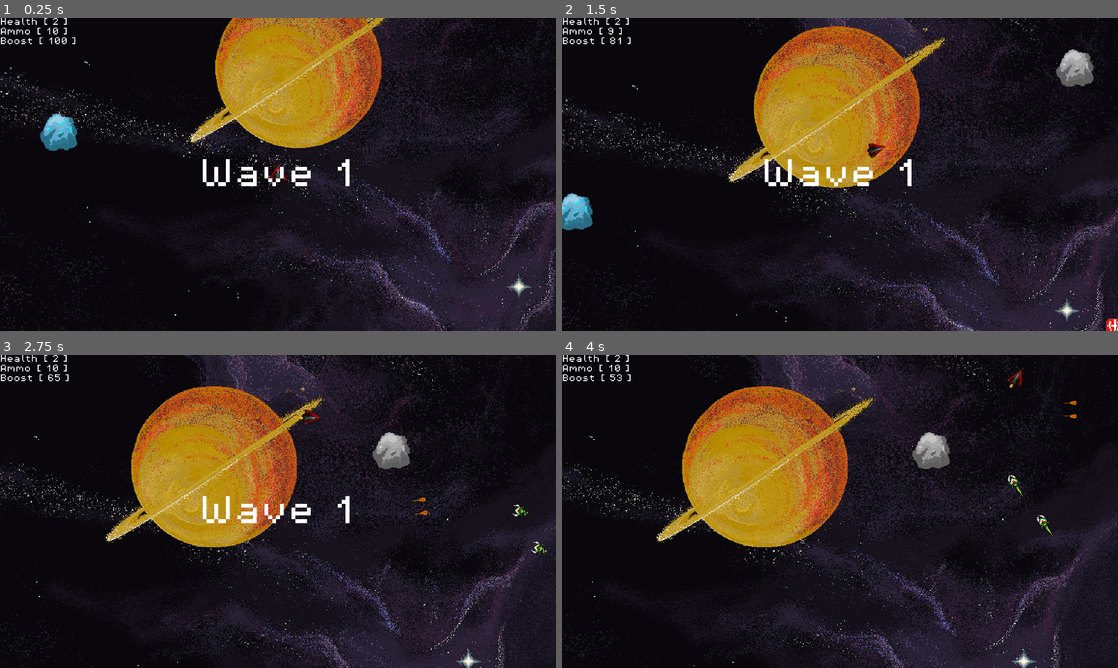
Above: before the commit, frames 1-4 (two rows, left to right).
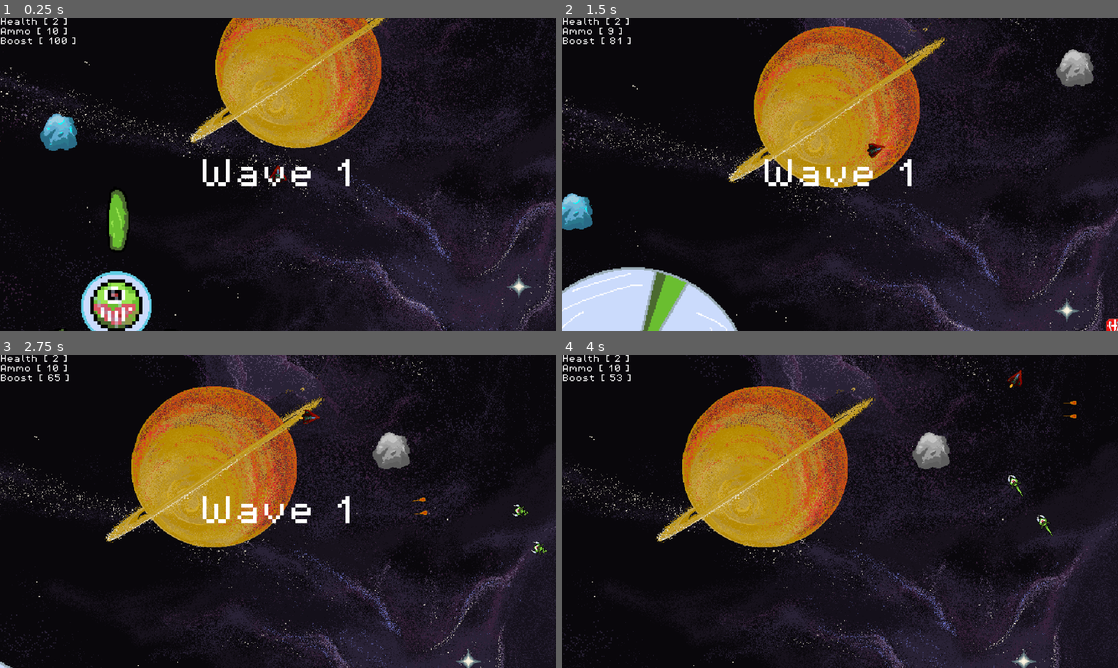
Above: after the commit, the same moments.

Repository: rylanharwood2/Adrift
Game: Godot game, scene res://scenes/game.tscn
The game is run twice, just before and just after one commit, with the same random seed, the same clock (stepped at 60 frames per second) and the same inputs.
Inputs:
- Up to frame 1 (0.25 s): no input
- Up to frame 2 (1.5 s): hold D (move_right) 0.53-1.28 s; hold Alt (boost) 0.53-1.28 s; hold Left (move_left) from 1.28 s (still down); tap Space (shoot) at 1.35 s
- Up to frame 3 (2.75 s): release Left (move_left) at 2.03 s; hold D (move_right) from 2.03 s (still down); hold Alt (boost) from 2.03 s (still down)
- Up to frame 4 (4 s): release D (move_right) at 2.78 s; release Alt (boost) at 2.78 s; hold W (move_up) 2.78-3.53 s; tap Space (shoot) at 2.85 s; hold Left (move_left) from 3.53 s (still down); hold Alt (boost) from 3.53 s (still down)

The runs differ from the first frame. In frame 1, 2.4% of the frame differs, in the area x 10-31%, y 54-100%; in frame 2, 5.0%, in the area x 0-32%, y 79-100%; in frame 3, less than 0.1%; in frame 4, nothing differs.

Commit message:
fixed file corruption, plus started boss scene

Diff:
--- a/scenes/big_bad_dude.tscn
+++ /dev/null
@@ -1,93 +0,0 @@
-[gd_scene load_steps=14 format=3 uid="uid://bg8jy2q0w2r0q"]
-
-[ext_resource type="Texture2D" uid="uid://cxhh3pf74rgdy" path="res://assets/sprites/enemies/king_nut.png" id="1_3f7of"]
-[ext_resource type="Script" uid="uid://blyl5y8k53yml" path="res://scripts/big_bad_dude.gd" id="1_86q2e"]
-
-[sub_resource type="AtlasTexture" id="AtlasTexture_msxre"]
-atlas = ExtResource("1_3f7of")
-region = Rect2(0, 0, 66, 112)
-
-[sub_resource type="AtlasTexture" id="AtlasTexture_f5yht"]
-atlas = ExtResource("1_3f7of")
-region = Rect2(66, 0, 66, 112)
-
-[sub_resource type="AtlasTexture" id="AtlasTexture_jewiv"]
-atlas = ExtResource("1_3f7of")
-region = Rect2(132, 0, 66, 112)
-
-[sub_resource type="AtlasTexture" id="AtlasTexture_qlurl"]
-atlas = ExtResource("1_3f7of")
-region = Rect2(198, 0, 66, 112)
-
-[sub_resource type="AtlasTexture" id="AtlasTexture_dnyqe"]
-atlas = ExtResource("1_3f7of")
-region = Rect2(264, 0, 66, 112)
-
-[sub_resource type="AtlasTexture" id="AtlasTexture_88lvm"]
-atlas = ExtResource("1_3f7of")
-region = Rect2(330, 0, 66, 112)
-
-[sub_resource type="AtlasTexture" id="AtlasTexture_t3kru"]
-atlas = ExtResource("1_3f7of")
-region = Rect2(396, 0, 66, 112)
-
-[sub_resource type="AtlasTexture" id="AtlasTexture_jto6n"]
-atlas = ExtResource("1_3f7of")
-region = Rect2(462, 0, 66, 112)
-
-[sub_resource type="AtlasTexture" id="AtlasTexture_57cun"]
-atlas = ExtResource("1_3f7of")
-region = Rect2(528, 0, 66, 112)
-
-[sub_resource type="SpriteFrames" id="SpriteFrames_xuqi5"]
-animations = [{
-"frames": [{
-"duration": 1.0,
-"texture": SubResource("AtlasTexture_msxre")
-}, {
-"duration": 1.0,
-"texture": SubResource("AtlasTexture_f5yht")
-}, {
-"duration": 1.0,
-"texture": SubResource("AtlasTexture_jewiv")
-}, {
-"duration": 1.0,
-"texture": SubResource("AtlasTexture_qlurl")
-}, {
-"duration": 1.0,
-"texture": SubResource("AtlasTexture_dnyqe")
-}, {
-"duration": 1.0,
-"texture": SubResource("AtlasTexture_88lvm")
-}, {
-"duration": 1.0,
-"texture": SubResource("AtlasTexture_t3kru")
-}, {
-"duration": 1.0,
-"texture": SubResource("AtlasTexture_jto6n")
-}, {
-"duration": 1.0,
-"texture": SubResource("AtlasTexture_57cun")
-}],
-"loop": true,
-"name": &"default",
-"speed": 5.0
-}]
-
-[sub_resource type="CircleShape2D" id="CircleShape2D_j4px2"]
-radius = 123.911
-
-[node name="big_bad_dude" type="CharacterBody2D"]
-script = ExtResource("1_86q2e")
-
-[node name="AnimatedSprite2D" type="AnimatedSprite2D" parent="."]
-sprite_frames = SubResource("SpriteFrames_xuqi5")
-autoplay = "default"
-frame_progress = 0.953524
-
-[node name="Area2D" type="Area2D" parent="."]
-
-[node name="CollisionShape2D" type="CollisionShape2D" parent="Area2D"]
-shape = SubResource("CircleShape2D_j4px2")
-disabled = true
-debug_color = Color(0.705922, 0.433879, 0.600165, 0.42)
--- a/scenes/game.tscn
+++ b/scenes/game.tscn
@@ -12,6 +12,7 @@
 [ext_resource type="PackedScene" uid="uid://d1y4vwf7h4jbg" path="res://scenes/frozen_asteroid.tscn" id="10_3u7ti"]
 [ext_resource type="AudioStream" uid="uid://dvq2d8dai8kry" path="res://assets/sfx/Game music 2.mp3" id="10_cg0uc"]
 [ext_resource type="PackedScene" uid="uid://dffvmpbamr3rg" path="res://scenes/health_pack.tscn" id="13_a6ypd"]
+[ext_resource type="PackedScene" uid="uid://bgr8mv6xl4dam" path="res://scenes/helheim_king_of_slime.tscn" id="13_kvuet"]
 
 [sub_resource type="Curve2D" id="Curve2D_e5dhq"]
 _data = {
@@ -131,4 +132,7 @@
 [node name="gray_asteroid" parent="." instance=ExtResource("9_bkh4i")]
 position = Vector2(486, -321)
 
+[node name="Node2D" parent="." instance=ExtResource("13_kvuet")]
+position = Vector2(-288, 206)
+
 [connection signal="start_game" from="HUD" to="." method="new_game"]
--- a/scenes/helheim_king_of_slime.tscn
+++ b/scenes/helheim_king_of_slime.tscn
@@ -1,9 +1,150 @@
-[gd_scene format=3 uid="uid://bgr8mv6xl4dam"]
+[gd_scene load_steps=21 format=3 uid="uid://bgr8mv6xl4dam"]
+
+[ext_resource type="Texture2D" uid="uid://df5p2u5s4ccp5" path="res://assets/sprites/enemies/FinalBossAttackSpin.png" id="1_us061"]
+
+[sub_resource type="AtlasTexture" id="AtlasTexture_xp4uy"]
+atlas = ExtResource("1_us061")
+region = Rect2(0, 0, 250, 250)
+
+[sub_resource type="AtlasTexture" id="AtlasTexture_dyj1q"]
+atlas = ExtResource("1_us061")
+region = Rect2(250, 0, 250, 250)
+
+[sub_resource type="AtlasTexture" id="AtlasTexture_6qc34"]
+atlas = ExtResource("1_us061")
+region = Rect2(500, 0, 250, 250)
+
+[sub_resource type="AtlasTexture" id="AtlasTexture_3wq1r"]
+atlas = ExtResource("1_us061")
+region = Rect2(750, 0, 250, 250)
+
+[sub_resource type="AtlasTexture" id="AtlasTexture_c4peh"]
+atlas = ExtResource("1_us061")
+region = Rect2(1000, 0, 250, 250)
+
+[sub_resource type="AtlasTexture" id="AtlasTexture_nin2c"]
+atlas = ExtResource("1_us061")
+region = Rect2(0, 250, 250, 250)
+
+[sub_resource type="AtlasTexture" id="AtlasTexture_yro7x"]
+atlas = ExtResource("1_us061")
+region = Rect2(250, 250, 250, 250)
+
+[sub_resource type="AtlasTexture" id="AtlasTexture_1g5tu"]
+atlas = ExtResource("1_us061")
+region = Rect2(500, 250, 250, 250)
+
+[sub_resource type="AtlasTexture" id="AtlasTexture_n2mv4"]
+atlas = ExtResource("1_us061")
+region = Rect2(750, 250, 250, 250)
+
+[sub_resource type="AtlasTexture" id="AtlasTexture_gkku2"]
+atlas = ExtResource("1_us061")
+region = Rect2(1000, 250, 250, 250)
+
+[sub_resource type="AtlasTexture" id="AtlasTexture_gv8k1"]
+atlas = ExtResource("1_us061")
+region = Rect2(0, 500, 250, 250)
+
+[sub_resource type="AtlasTexture" id="AtlasTexture_i5uww"]
+atlas = ExtResource("1_us061")
+region = Rect2(250, 500, 250, 250)
+
+[sub_resource type="AtlasTexture" id="AtlasTexture_uei3j"]
+atlas = ExtResource("1_us061")
+region = Rect2(500, 500, 250, 250)
+
+[sub_resource type="AtlasTexture" id="AtlasTexture_m2u0s"]
+atlas = ExtResource("1_us061")
+region = Rect2(750, 500, 250, 250)
+
+[sub_resource type="AtlasTexture" id="AtlasTexture_6mgjl"]
+atlas = ExtResource("1_us061")
+region = Rect2(1000, 500, 250, 250)
+
+[sub_resource type="AtlasTexture" id="AtlasTexture_ctafc"]
+atlas = ExtResource("1_us061")
+region = Rect2(0, 750, 250, 250)
+
+[sub_resource type="AtlasTexture" id="AtlasTexture_tuch5"]
+atlas = ExtResource("1_us061")
+region = Rect2(250, 750, 250, 250)
+
+[sub_resource type="AtlasTexture" id="AtlasTexture_jsk57"]
+atlas = ExtResource("1_us061")
+region = Rect2(500, 750, 250, 250)
+
+[sub_resource type="SpriteFrames" id="SpriteFrames_7bdla"]
+animations = [{
+"frames": [{
+"duration": 1.0,
+"texture": SubResource("AtlasTexture_xp4uy")
+}, {
+"duration": 1.0,
+"texture": SubResource("AtlasTexture_dyj1q")
+}, {
+"duration": 1.0,
+"texture": SubResource("AtlasTexture_6qc34")
+}, {
+"duration": 1.0,
+"texture": SubResource("AtlasTexture_3wq1r")
+}, {
+"duration": 1.0,
+"texture": SubResource("AtlasTexture_c4peh")
+}, {
+"duration": 1.0,
+"texture": SubResource("AtlasTexture_nin2c")
+}, {
+"duration": 1.0,
+"texture": SubResource("AtlasTexture_yro7x")
+}, {
+"duration": 1.0,
+"texture": SubResource("AtlasTexture_1g5tu")
+}, {
+"duration": 1.0,
+"texture": SubResource("AtlasTexture_n2mv4")
+}, {
+"duration": 1.0,
+"texture": SubResource("AtlasTexture_gkku2")
+}, {
+"duration": 1.0,
+"texture": SubResource("AtlasTexture_gv8k1")
+}, {
+"duration": 1.0,
+"texture": SubResource("AtlasTexture_i5uww")
+}, {
+"duration": 1.0,
+"texture": SubResource("AtlasTexture_uei3j")
+}, {
+"duration": 1.0,
+"texture": SubResource("AtlasTexture_m2u0s")
+}, {
+"duration": 1.0,
+"texture": SubResource("AtlasTexture_6mgjl")
+}, {
+"duration": 1.0,
+"texture": SubResource("AtlasTexture_ctafc")
+}, {
+"duration": 1.0,
+"texture": SubResource("AtlasTexture_tuch5")
+}, {
+"duration": 1.0,
+"texture": SubResource("AtlasTexture_jsk57")
+}],
+"loop": true,
+"name": &"spin attack",
+"speed": 9.0
+}]
 
 [node name="Node2D" type="CharacterBody2D"]
 
 [node name="AnimatedSprite2D" type="AnimatedSprite2D" parent="."]
 position = Vector2(0, -1)
+scale = Vector2(2, 2)
+sprite_frames = SubResource("SpriteFrames_7bdla")
+animation = &"spin attack"
+autoplay = "spin attack"
+frame_progress = 0.726055
 
 [node name="Area2D" type="Area2D" parent="."]
 
--- a/scenes/main_menu_ui.tscn
+++ b/scenes/main_menu_ui.tscn
@@ -1,7 +1,6 @@
-[gd_scene load_steps=5 format=3 uid="uid://chtfsxrptqxc"]
+[gd_scene load_steps=4 format=3 uid="uid://chtfsxrptqxc"]
 
 [ext_resource type="Script" uid="uid://bmlheefhi4lcc" path="res://scripts/main_menu_ui.gd" id="1_nfhhm"]
-[ext_resource type="PackedScene" uid="uid://bg8jy2q0w2r0q" path="res://scenes/big_bad_dude.tscn" id="2_fgxiv"]
 [ext_resource type="FontFile" uid="uid://dn3wcxcgwamg3" path="res://assets/fonts/PixelOperator8-Bold.ttf" id="3_lmcw8"]
 
 [sub_resource type="PlaceholderTexture2D" id="PlaceholderTexture2D_fixva"]
@@ -14,8 +13,6 @@
 position = Vector2(64, 16.5)
 scale = Vector2(386, 293)
 texture = SubResource("PlaceholderTexture2D_fixva")
-
-[node name="big_bad_dude" parent="." instance=ExtResource("2_fgxiv")]
 
 [node name="VBoxContainer" type="VBoxContainer" parent="."]
 offset_right = 40.0
Binary file added: assets/sprites/enemies/FinalBossAttackSpin.png
Not shown, changed: assets/sprites/enemies/FinalBossAttackSpin.png.import
Binary file removed: assets/sprites/enemies/FinalBossTestOutPut.png
Not shown: 1 places in scenes/game.tscn that only renumber resources
